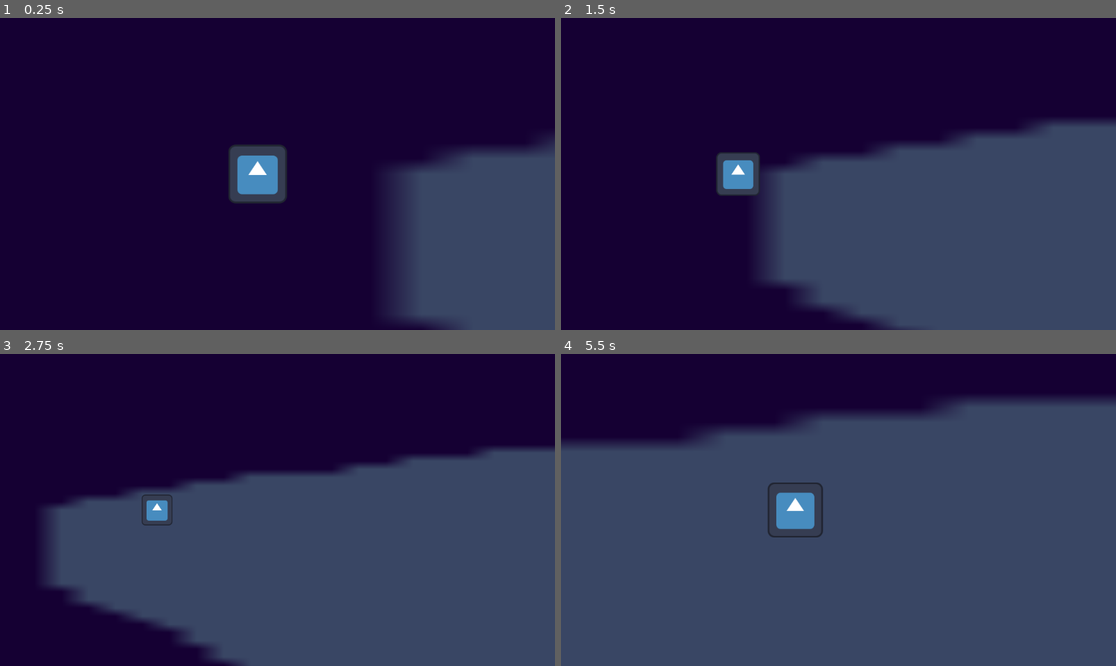
Above: before the commit, frames 1-4 (two rows, left to right).
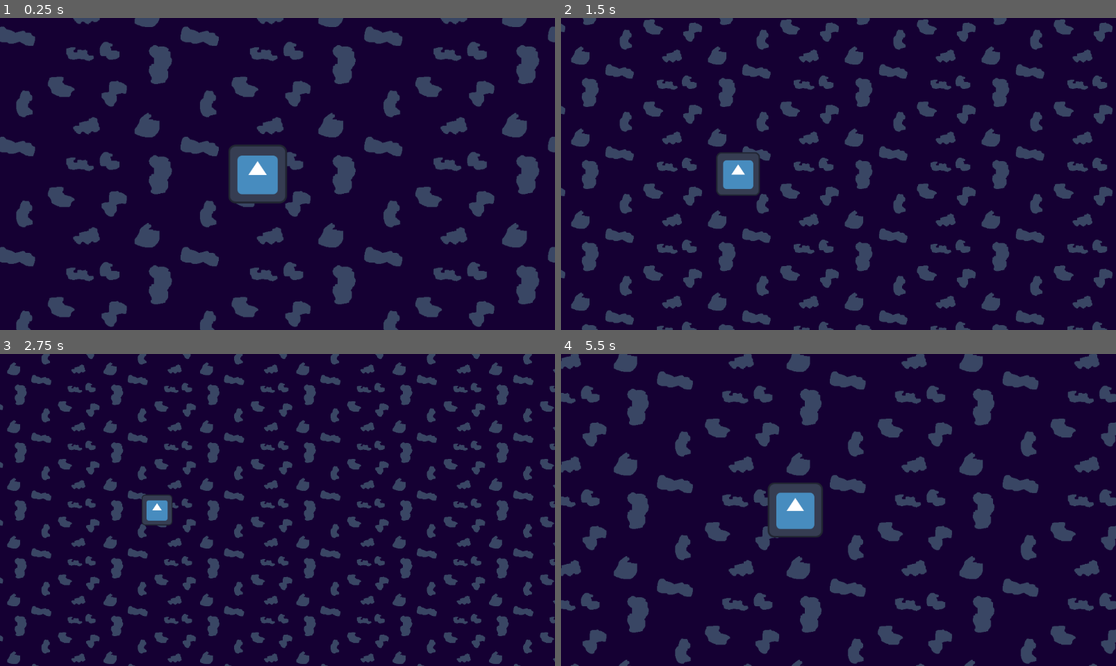
Above: after the commit, the same moments.

Repository: trurohawkins/speed-fish
Game: Godot game, scene res://Scenes/main.tscn
The game is run twice, just before and just after one commit, with the same random seed, the same clock (stepped at 60 frames per second) and the same inputs. The engine's default icon, where the game draws it, is replaced by a stand-in: a white triangle on a blue panel in a dark square.
Inputs:
- Up to frame 1 (0.25 s): no input
- Up to frame 2 (1.5 s): no input
- Up to frame 3 (2.75 s): no input
- Up to frame 4 (5.5 s): no input

The runs differ from the first frame. In frame 1, 28% of the frame differs, in the area x 0-100%, y 0-100%; in frame 2, 42%; in frame 3, 52%; in frame 4, 70%.

Commit message:
parallax tiled BG

Diff:
--- a/Scenes/main.tscn
+++ b/Scenes/main.tscn
@@ -6,14 +6,12 @@
 
 [node name="Node2D" type="Node2D"]
 
-[node name="TextureRect" type="TextureRect" parent="."]
-offset_left = -10757.001
-offset_top = 5120.998
-offset_right = -10357.001
-offset_bottom = 5360.998
-scale = Vector2(112.256485, -33.93146)
+[node name="Parallax2D" type="Parallax2D" parent="."]
+repeat_size = Vector2(400, 240)
+repeat_times = 10
+
+[node name="Sprite2D" type="Sprite2D" parent="Parallax2D"]
 texture = ExtResource("3_kry3j")
-stretch_mode = 1
 
 [node name="CharacterBody2D" parent="." instance=ExtResource("1_8gbba")]
 position = Vector2(161, 116)
